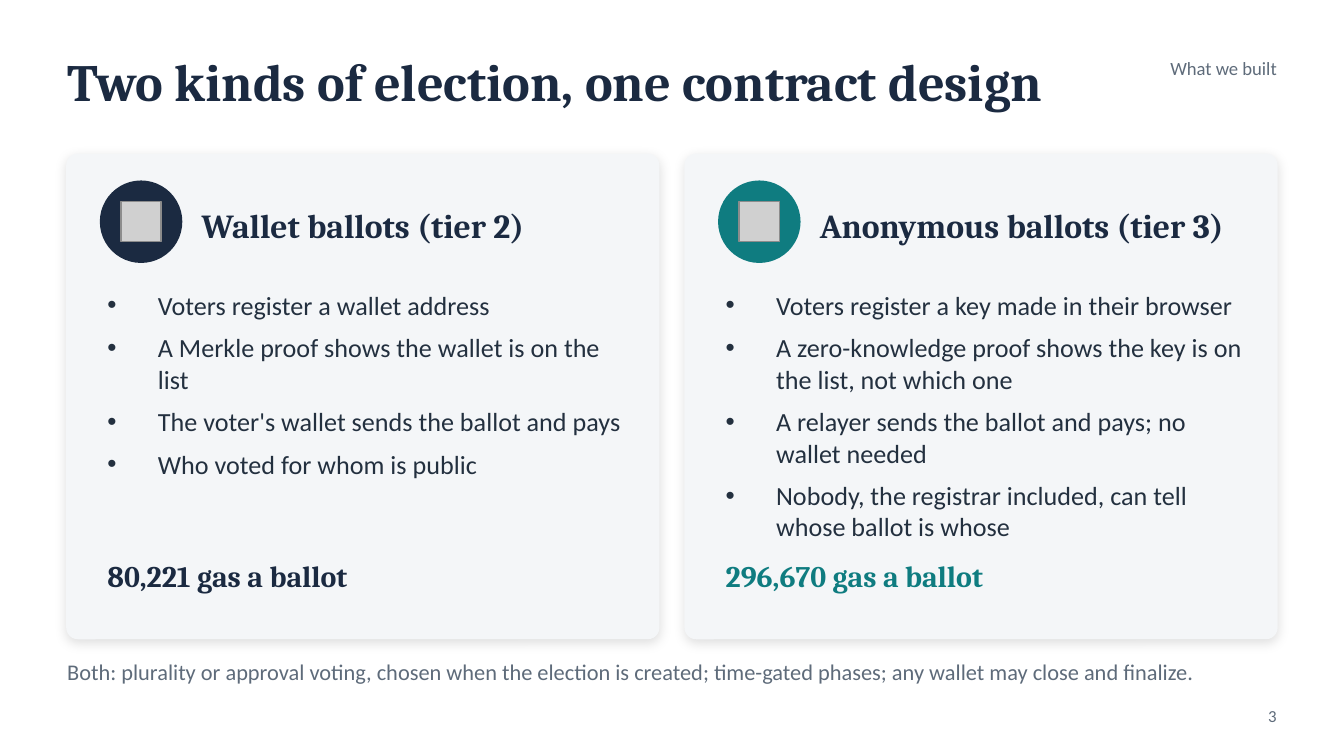
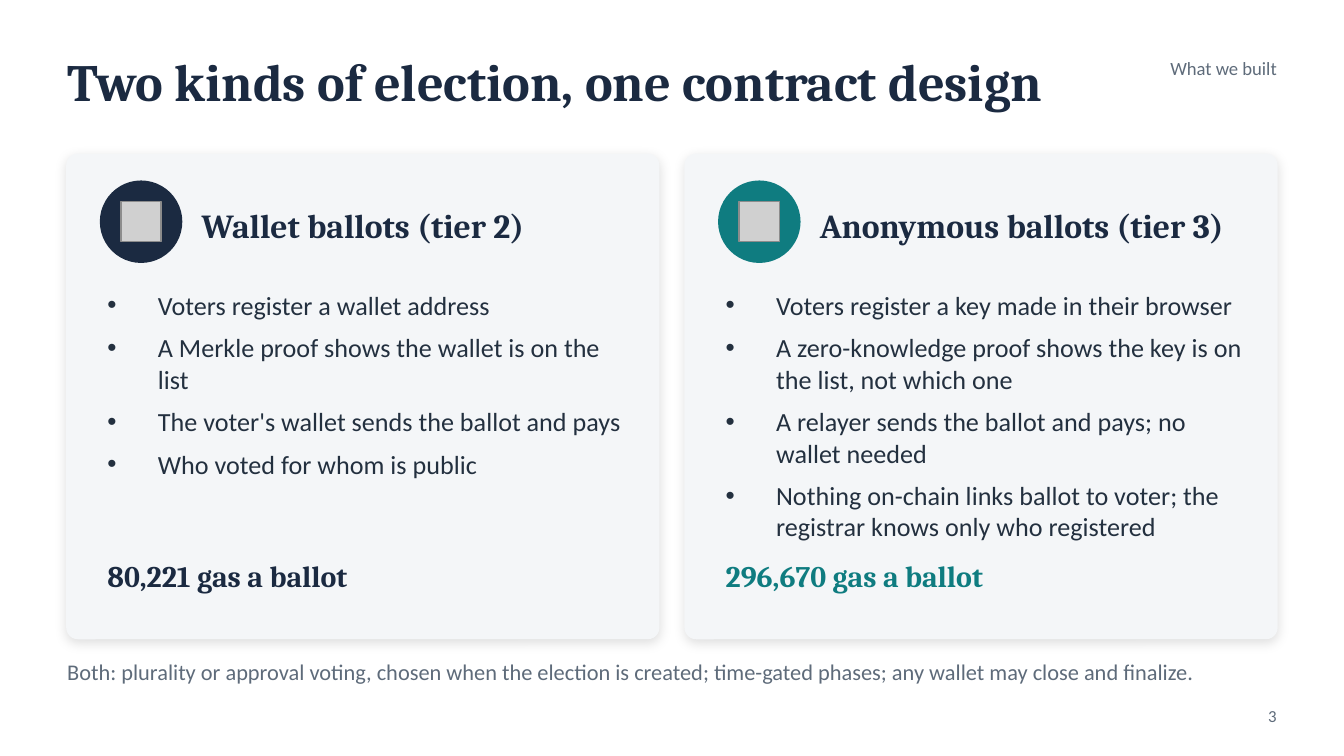
Before and after one commit to Chaitanya-Keyal/decentralized-voting-system, a slide deck: slide 3 of reports/eval2-slides.pptx. Drawn at 1344x756 pixels with LibreOffice and Linux fonts; fonts in the diff are those of the drawing; grey boxes stand for pictures. Boxes give left, top, right and bottom in pixels: in the first picture for what was removed or moved away, otherwise in the second. Text is boxed around its words. In the diff, an @@ line names an element or a change of style, - is before the commit and + after.

Commit message:
docs(report): measure B1 and D3 on the deployed contracts; tighten the prose
B1 and D3 are measured again on the deployed contracts: a ballot is counted a median of 9.3 s
after the click with the relayer's default tip (slowest 20.0 s of 16), ten voters casting at
once land in one block, and D3 finds nothing that narrows a ballot below its voter list. The
report, slides and docs describe the final system only, explain Sepolia's gas pricing once,
use "voter list" throughout, and the two long requirement tables no longer repeat their labels.

```diff
--- a/reports/eval2-slides.pptx
+++ b/reports/eval2-slides.pptx
@@ text at [776, 487, 1218, 541]: text changed @@
-• Nobody, the registrar included, can tell whose ballot is whose
+• Nothing on-chain links ballot to voter; the registrar knows only who registered
```
Also in this commit, not shown: 5 other slides changed, 24 other files.
